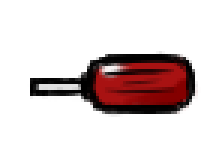
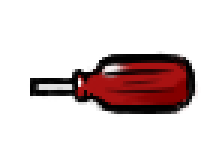
Revision of a layered 222×168 image; what changed, layer by layer:
painted on "图层 2" over [72, 54, 156, 117]
